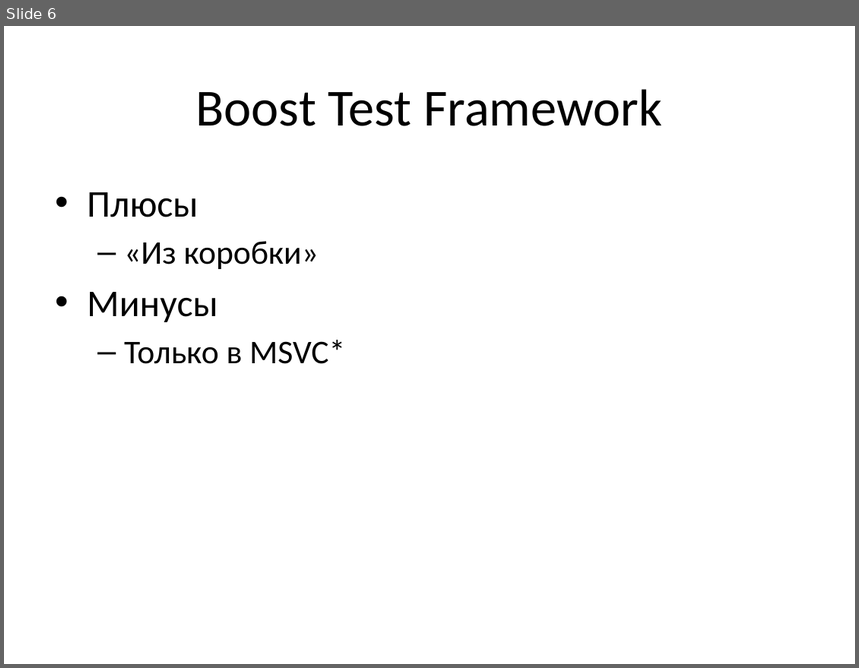
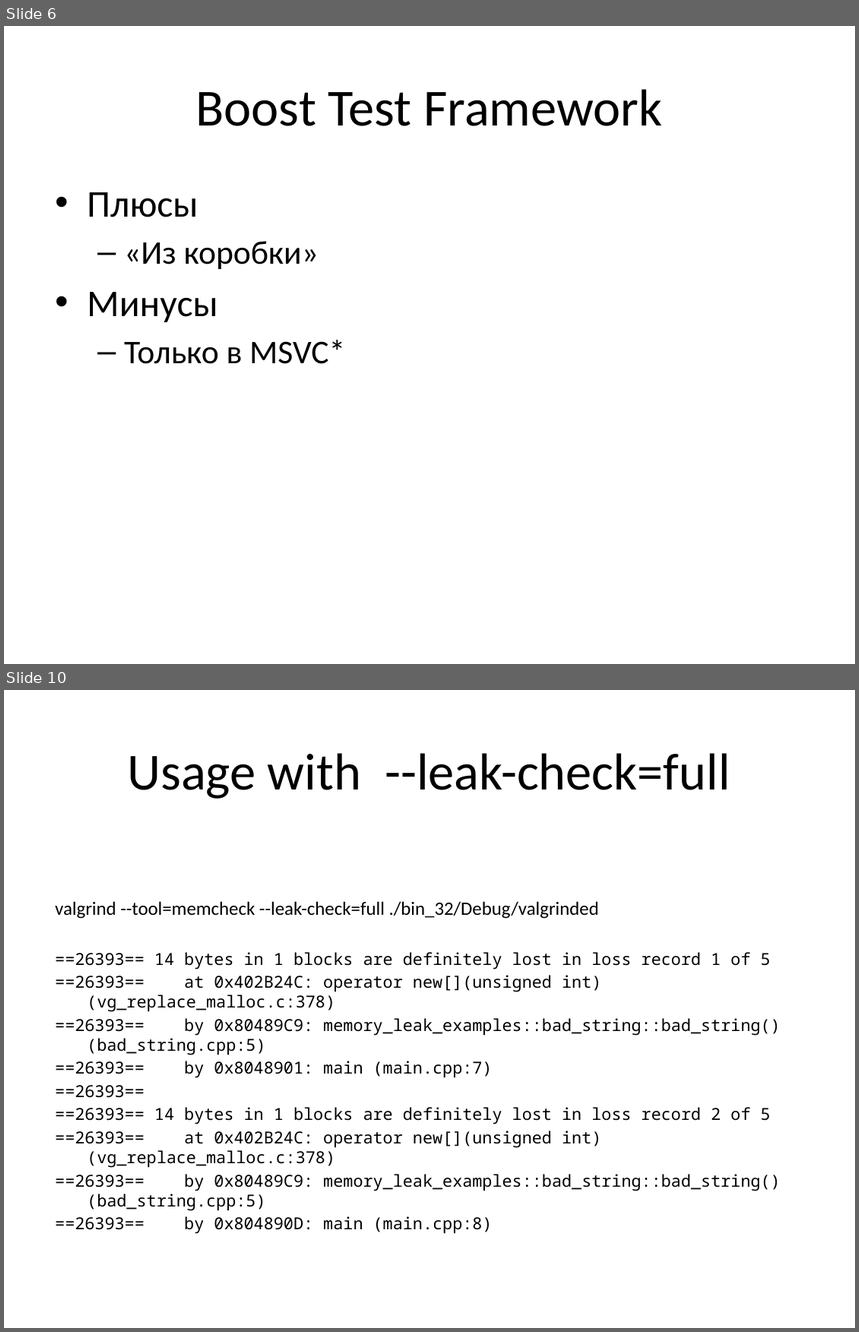
Before and after one commit to russov/cpp_craft_1013, a slide deck: lections/cpp_craft_lec_7_pre.pptx. Shown one above the other, each under a label of ours: slide 6 before the commit, slides 6 and 10 after it; the slides between them are not shown. The pictures are 859x668 and 859x1332 pixels, drawn with LibreOffice and Linux fonts; fonts in the diff are those of the drawing. Boxes give left, top, right and bottom in pixels: in the first picture for what was removed or moved away, otherwise in the second. Text is boxed around its words. In the diff, an @@ line names an element or a change of style, - is before the commit and + after.

```diff
--- a/lections/cpp_craft_lec_7_pre.pptx
+++ b/lections/cpp_craft_lec_7_pre.pptx
@@ slide 10 added at [4,690,855,1328], background #FFFFFF @@
@@ title added at [127,753,731,799], 44 pt, text #000000 @@
+Usage with --leak-check=full
@@ text added at [55,901,781,1234], 14 pt, text #000000 @@
+valgrind --tool=memcheck --leak-check=full ./bin_32/Debug/valgrinded
+==26393== 14 bytes in 1 blocks are definitely lost in loss record 1 of 5
+==26393== at 0x402B24C: operator new[](unsigned int) (vg_replace_malloc.c:378)
+==26393== by 0x80489C9: memory_leak_examples::bad_string::bad_string() (bad_string.cpp:5)
+==26393== by 0x8048901: main (main.cpp:7)
+==26393==
+==26393== 14 bytes in 1 blocks are definitely lost in loss record 2 of 5
+==26393== at 0x402B24C: operator new[](unsigned int) (vg_replace_malloc.c:378)
+==26393== by 0x80489C9: memory_leak_examples::bad_string::bad_string() (bad_string.cpp:5)
+==26393== by 0x804890D: main (main.cpp:8)
```
Also in this commit, not shown: 2 slides changed, 23 other slides added, 11 other files.
